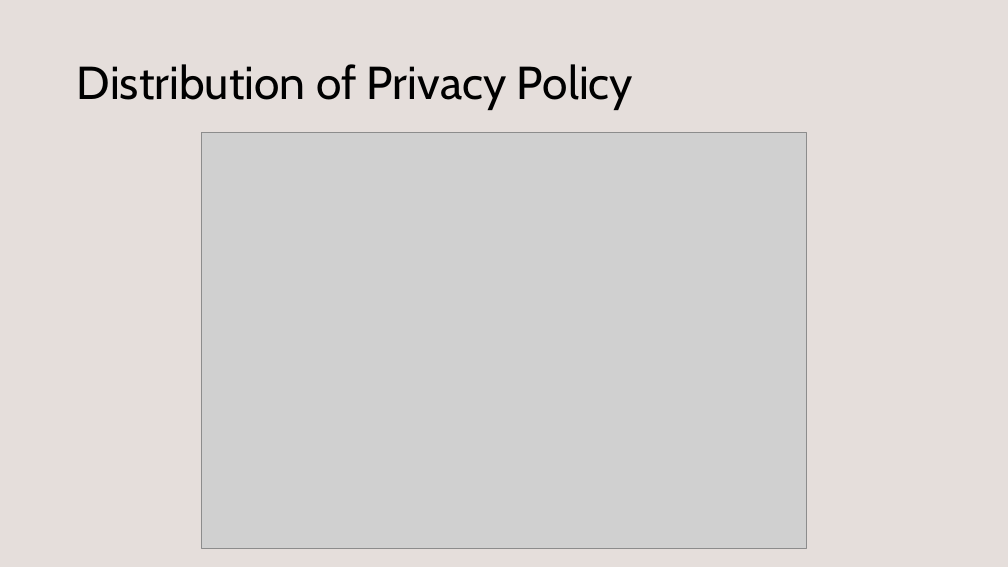
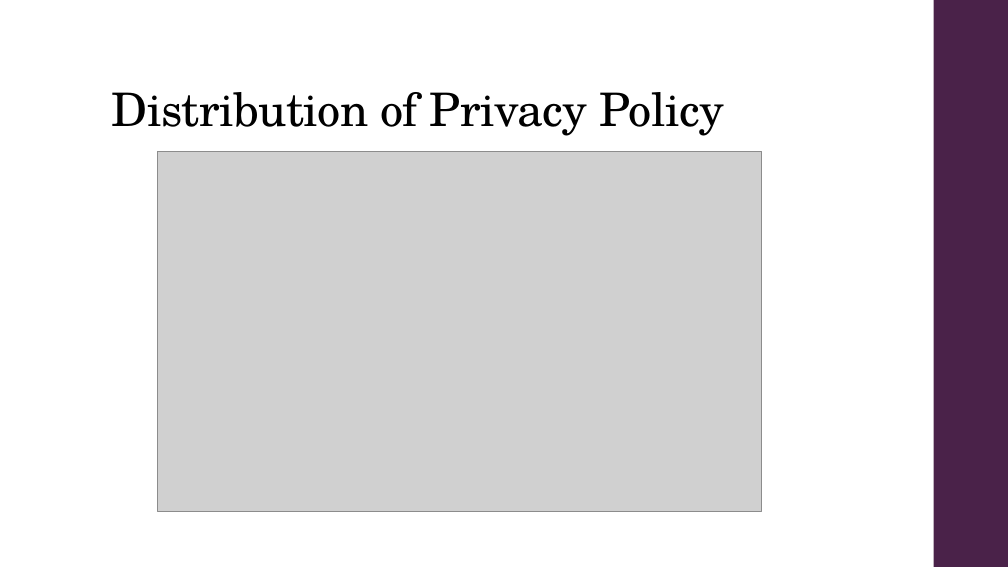
Before and after one commit to droy117/GT_Assignment_PPT_Ex, a slide deck: slide 4 of Debak/Data_Analysis_Report_Report.pptx (slide 5 before the commit). Drawn at 1008x567 pixels with LibreOffice and Linux fonts; fonts in the diff are those of the drawing; grey boxes stand for pictures. Boxes give left, top, right and bottom in pixels: in the first picture for what was removed or moved away, otherwise in the second. Text is boxed around its words. In the diff, an @@ line names an element or a change of style, - is before the commit and + after.

```diff
--- a/Debak/Data_Analysis_Report_Report.pptx
+++ b/Debak/Data_Analysis_Report_Report.pptx
@@ background #E5DEDB to #FFFFFF @@
@@ rectangle added at bbox=[934, 0, 1008, 567], fill #4A2249 @@
@@ title "Distribution of Privacy Policy": place and size @@
-title "Distribution of Privacy Policy" at bbox=[77, 64, 633, 110]
+title "Distribution of Privacy Policy" at bbox=[112, 92, 724, 136]
@@ title "Distribution of Privacy Policy" at bbox=[112, 92, 724, 136]: font Cabin to TeX Gyre Schola, letter spacing 0 to -0.5 pt; vertical alignment middle to bottom @@
@@ picture: place and size @@
-picture at bbox=[202, 132, 807, 548]
+picture at bbox=[157, 151, 761, 511]
```
Also in this commit, not shown: 12 other slides changed, 1 slide removed, 2 other files.
